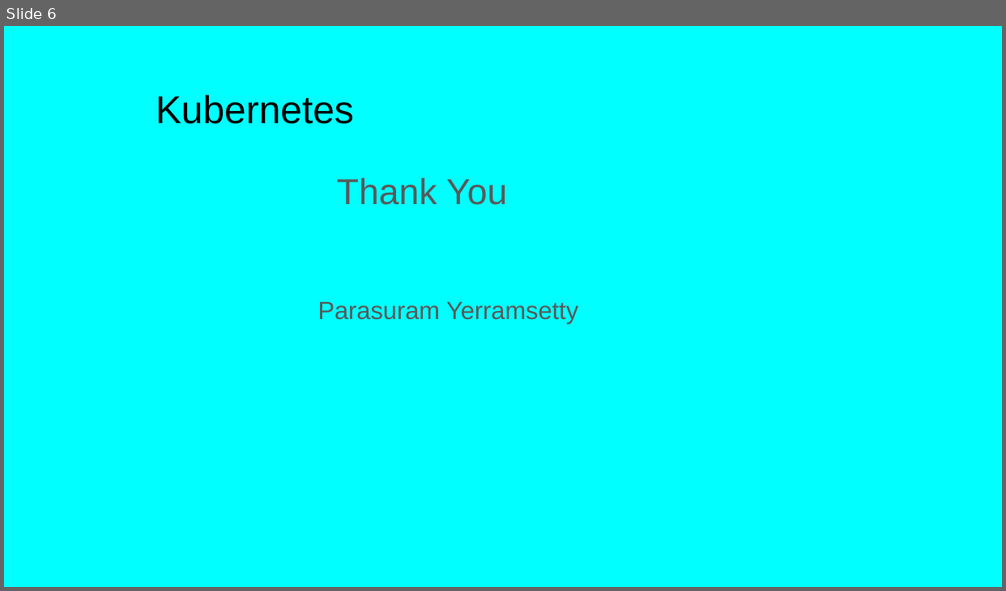
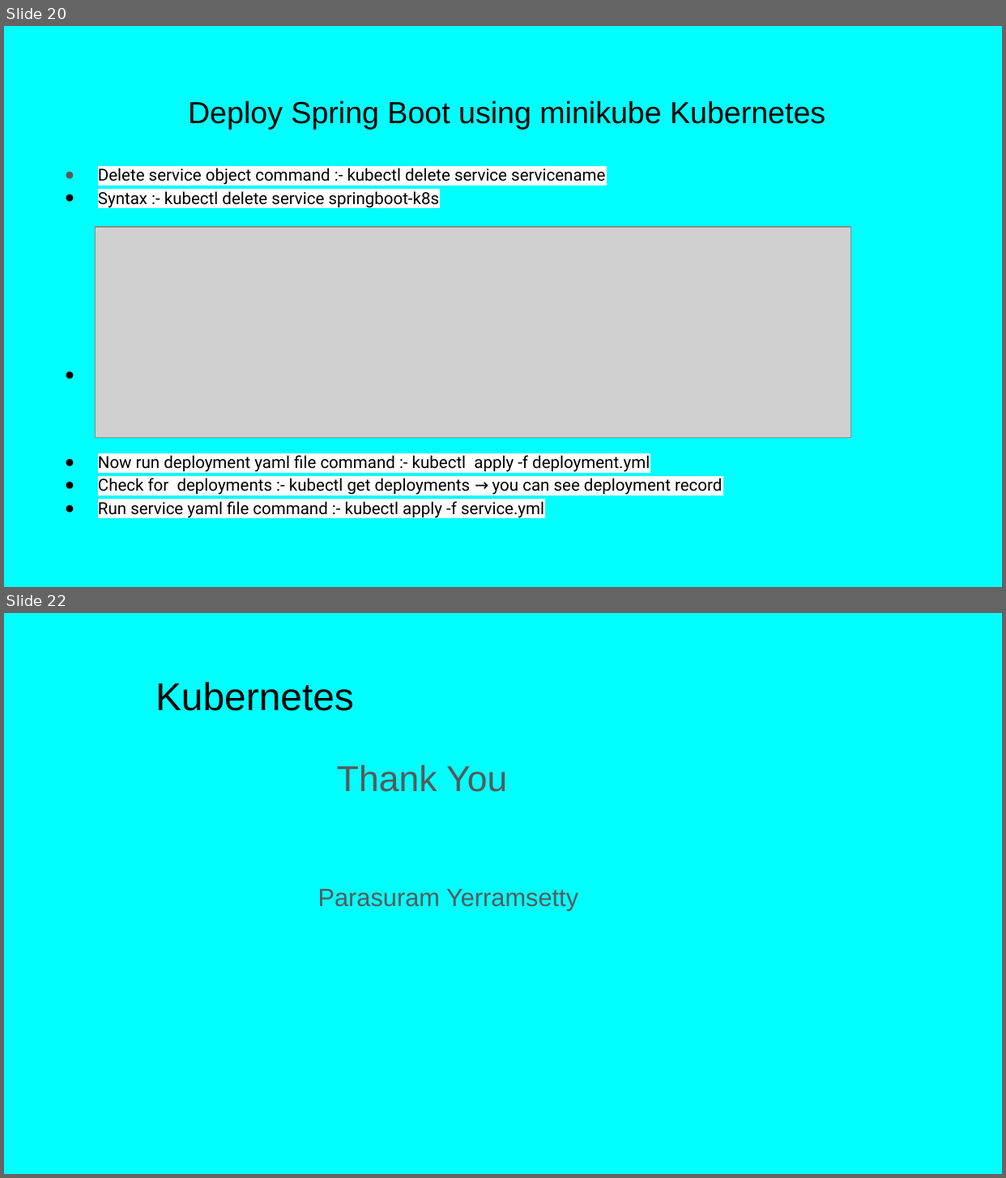
Before and after one commit to Balaji504/DevOpsProject, a slide deck: docs/Kubernetes.pptx. Shown one above the other, each under a label of ours: slide 6 before the commit, slides 20 and 22 after it; the slides between them are not shown. The pictures are 1006x591 and 1006x1178 pixels, drawn with LibreOffice and Linux fonts; fonts in the diff are those of the drawing; grey boxes stand for pictures. Boxes give left, top, right and bottom in pixels: in the first picture for what was removed or moved away, otherwise in the second. Text is boxed around its words. In the diff, an @@ line names an element or a change of style, - is before the commit and + after.

Commit message:
Deploy springboot using kubernetes
Deploy springboot using kubernetes

```diff
--- a/docs/Kubernetes.pptx
+++ b/docs/Kubernetes.pptx
@@ slide 20 added at <box>4,26,1002,587</box>, background #00FFFF @@
@@ title added at <box>188,101,825,129</box>, 22 pt, text #000000 @@
+Deploy Spring Boot using minikube Kubernetes
@@ text added at <box>98,165,722,519</box>, 12 pt, text #000000 @@
+● Delete service object command :- kubectl delete service servicename
+● Syntax :- kubectl delete service springboot-k8s
+● Now run deployment yaml file command :- kubectl apply -f deployment.yml
+● Check for deployments :- kubectl get deployments → you can see deployment record
+● Run service yaml file command :- kubectl apply -f service.yml
@@ picture added at <box>96,227,851,437</box> @@
@@ what was slide 6 is now slide 22 @@
```
Also in this commit, not shown: 4 slides changed, 15 other slides added, 2 other files.
